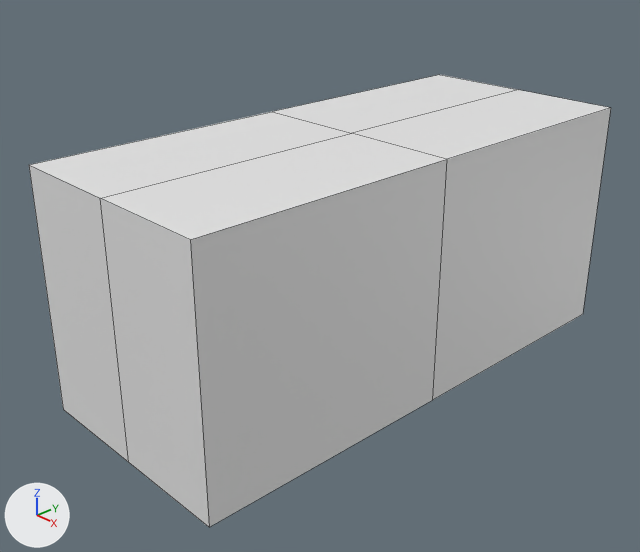
The Blender file obj_chest_FarhanDinaf_01.blend: old version first, new version second.
The view is the same before and after, from a 50 mm camera at (6.06, -6.14, 3.62) aimed at (-0.03, -0.4, -0.17). Every picture has the same lights, and +X, +Y and +Z are marked at lower left. The older version comes first. Mesh edges are drawn as thin lines.
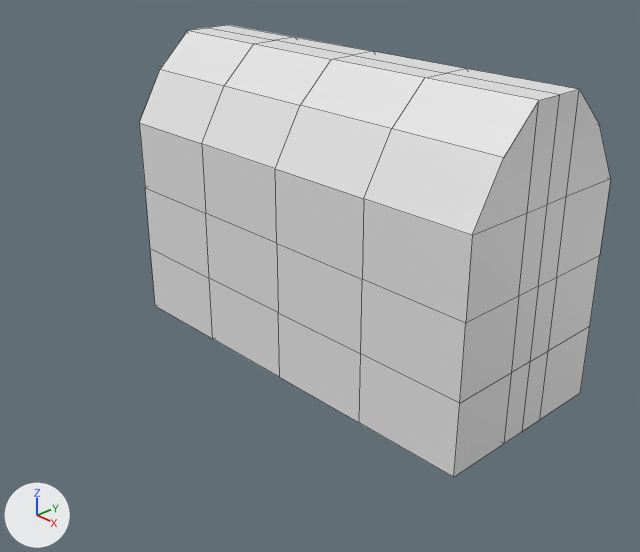
What differs and where, as boxes [x1, y1, x2, y2] in the pictures (640 x 552 px):
'Cube', reshaped, rescaled (19% narrower)
    before: [29, 75, 611, 527]
    after: [140, 25, 611, 477]

Edits to the bpy script that builds the scene:
```text
Change me_cube:
    used by ob_cube; location = (0.0, 0.0, 0.0); scale = (1.21, 2.82, 1.27)
    remove me_cube.from_pydata(...)  # 8 vertices, 5 faces; spans x 0.0..1.0, y 0.0..1.0, z -1.0..1.0
    remove me_cube.materials.append(mat_material)  # white #e7e7e7
    add me_cube.from_pydata(...)  # 33 vertices, 24 faces; spans x -1.0..0.0, y 0.0..1.0, z -1.0..1.82
    me_cube part 1
    5 vertices are removed from x 0.0..1.0, y 0.0..1.0, z -1.0..1.0
    5 faces are deleted
    20 vertices are added at x -1.0..0.0, y 0.0..1.0, z -1.0..1.82
    5 new vertices lie (0.0, -0.72, 0.0) away from vertices in x -1.0..0.0, y 1.0, z -1.0..1.0
    5 new vertices lie (0.0, 0.0, 0.66) away from vertices in x -1.0..0.0, y 0.0..1.0, z -0.33
    24 new faces join them
Change ob_cube:
    ob_cube.scale: (1.21, 2.82, 1.27) -> (2.29, 1.0, 1.12)
```
